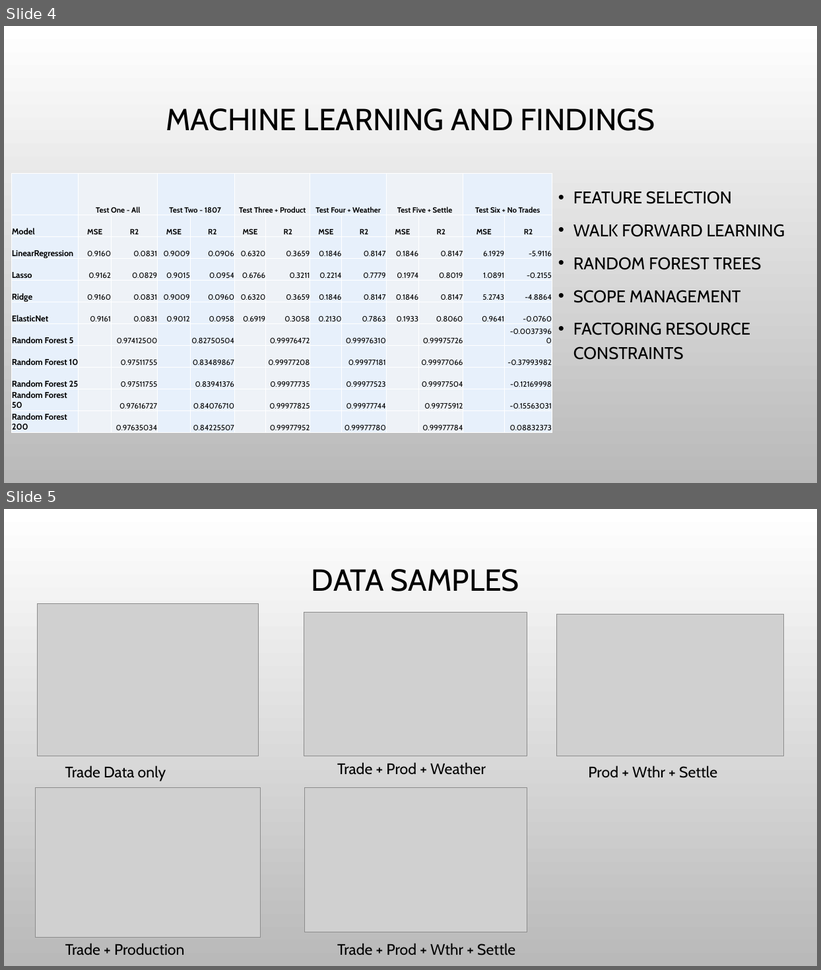
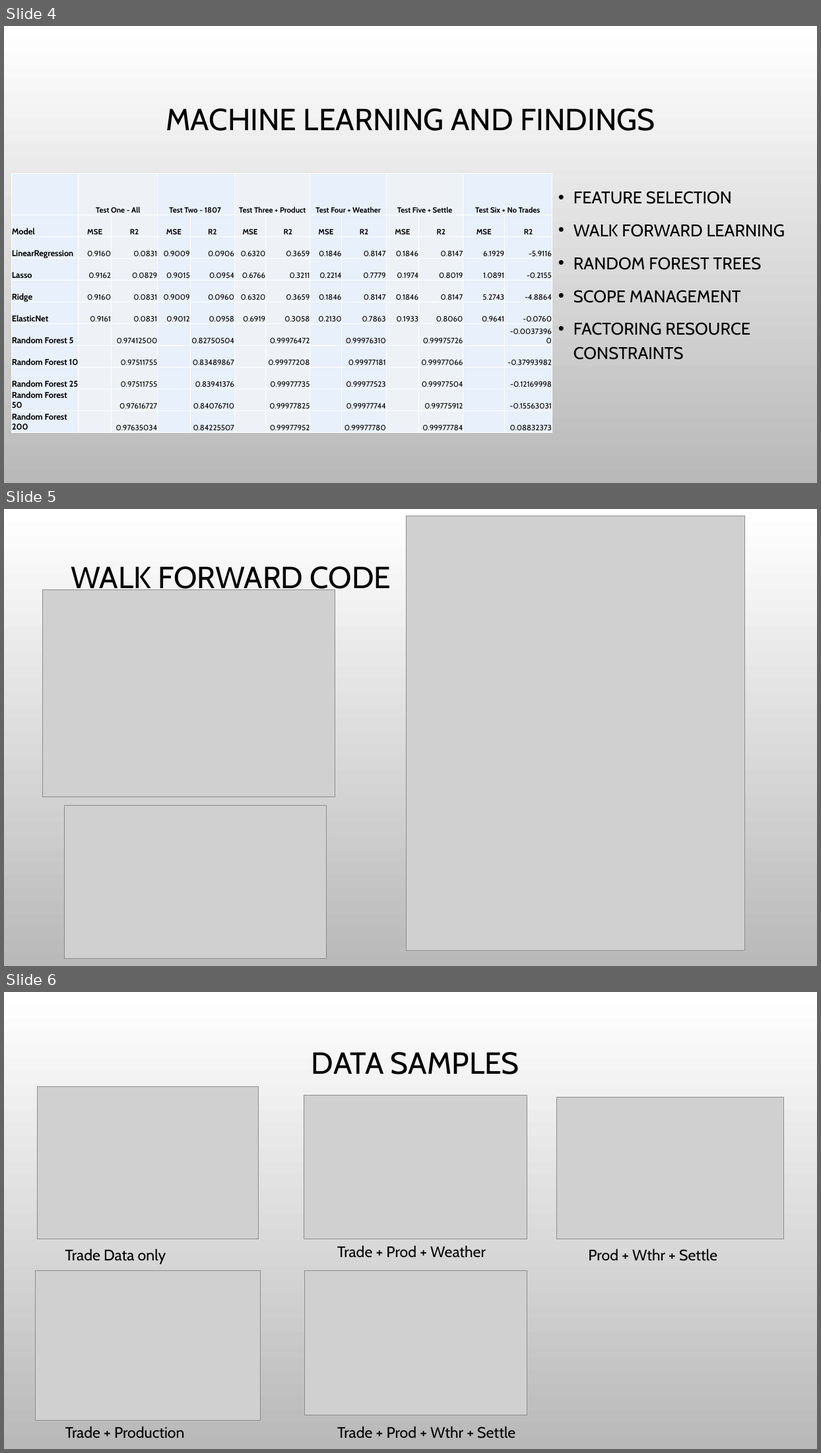
Before and after one commit to dennishboston/P3, a slide deck: FL-P3-ML-2018-07-14.pptx. Shown one above the other, each under a label of ours: slides 4 and 5 before the commit, slides 4, 5 and 6 after it. The pictures are 821x970 and 821x1453 pixels, drawn with LibreOffice and Linux fonts; fonts in the diff are those of the drawing; grey boxes stand for pictures; background and template pictures are left out. Boxes give left, top, right and bottom in pixels: in the first picture for what was removed or moved away, otherwise in the second. Text is boxed around its words. In the diff, an @@ line names an element or a change of style, - is before the commit and + after.

Commit message:
Last minute changes before the class

```diff
--- a/FL-P3-ML-2018-07-14.pptx
+++ b/FL-P3-ML-2018-07-14.pptx
@@ slide 5 added at box(4, 509, 817, 966), background picture (left out) @@
@@ picture added at box(407, 516, 745, 951) @@
@@ title added at box(71, 566, 391, 595), 36 pt, text #000000 @@
+WALK FORWARD CODE
@@ picture added at box(42, 590, 335, 797) @@
@@ picture added at box(64, 805, 327, 959) @@
@@ what was slide 5 is now slide 6 @@
```
